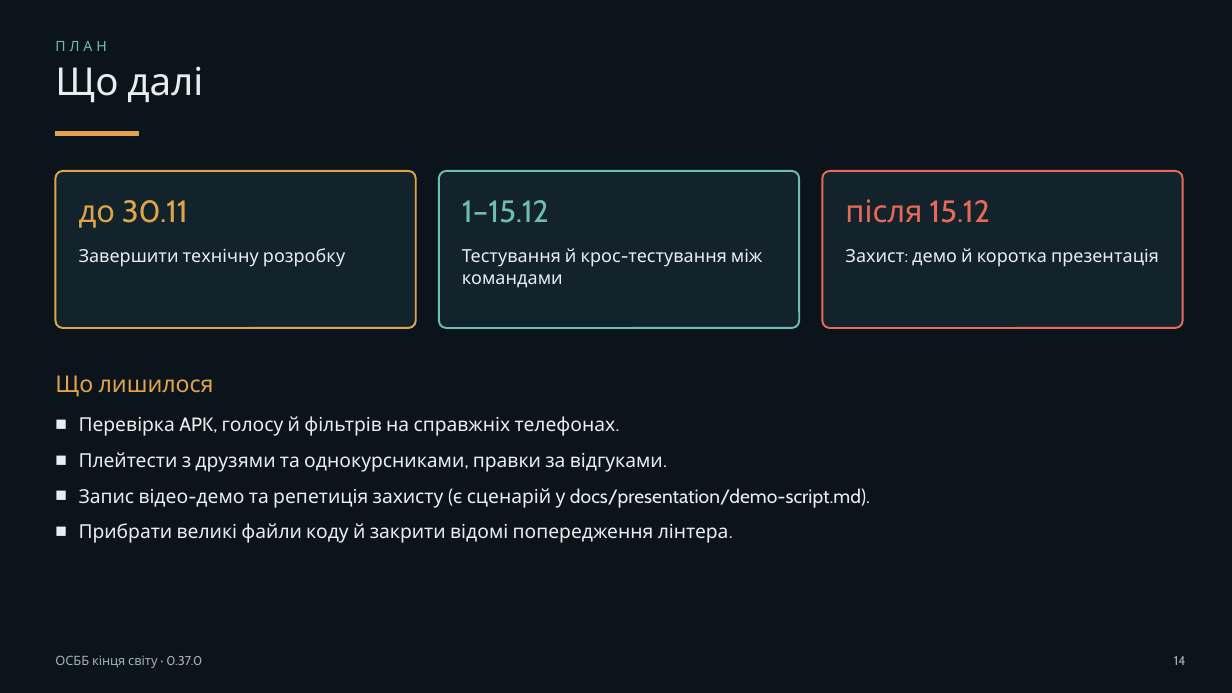
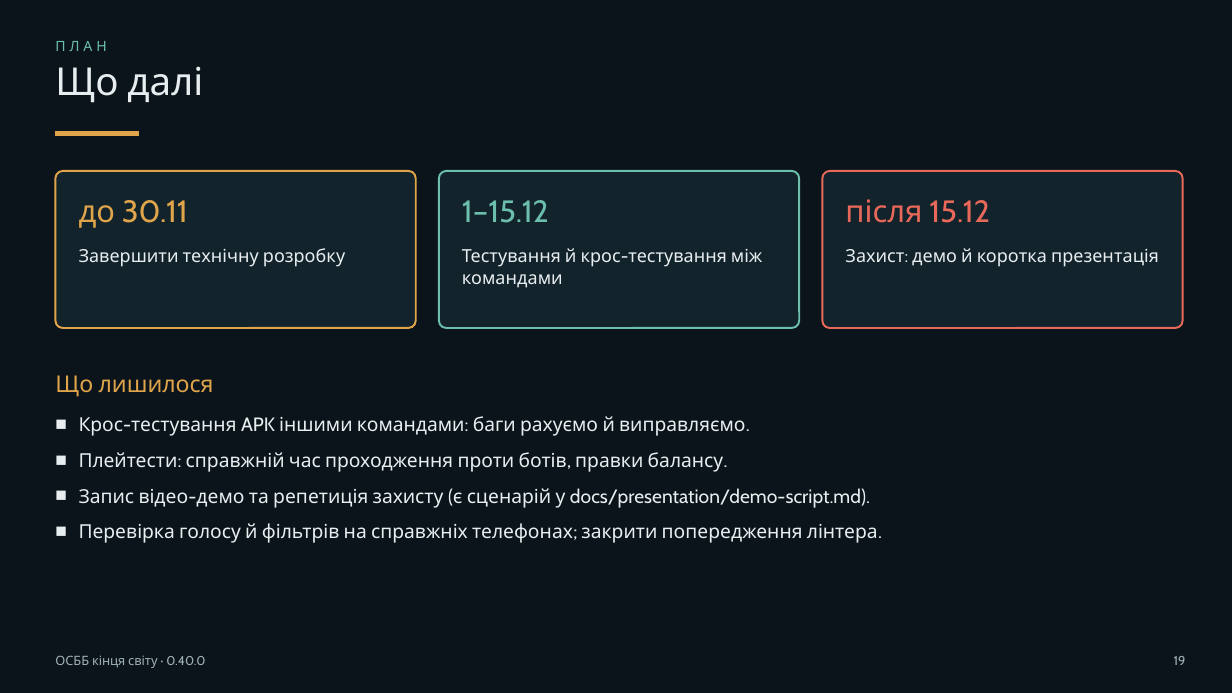
Before and after one commit to valera99686/osbb-end-of-world, a slide deck: slide 19 of docs/presentation/osbb-presentation.pptx (slide 14 before the commit). Drawn at 1232x693 pixels with LibreOffice and Linux fonts; fonts in the diff are those of the drawing. Boxes give left, top, right and bottom in pixels: in the first picture for what was removed or moved away, otherwise in the second. Text is boxed around its words. In the diff, an @@ line names an element or a change of style, - is before the commit and + after.

```diff
--- a/docs/presentation/osbb-presentation.pptx
+++ b/docs/presentation/osbb-presentation.pptx
@@ text at box(79, 416, 745, 472): text changed @@
-■ Перевірка APK, голосу й фільтрів на справжніх телефонах.
-■ Плейтести з друзями та однокурсниками, правки за відгуками.
+■ Крос-тестування APK іншими командами: баги рахуємо й виправляємо.
+■ Плейтести: справжній час проходження проти ботів, правки балансу.
@@ text at box(79, 523, 878, 543): text changed @@
-■ Прибрати великі файли коду й закрити відомі попередження лінтера.
+■ Перевірка голосу й фільтрів на справжніх телефонах; закрити попередження лінтера.
@@ text at box(55, 655, 205, 668): text changed @@
-ОСББ кінця світу · 0.37.0
+ОСББ кінця світу · 0.40.0
@@ text at box(1174, 656, 1186, 665): text changed @@
-14
+19
```
Also in this commit, not shown: 13 other slides changed, 5 slides added, 37 other files.
